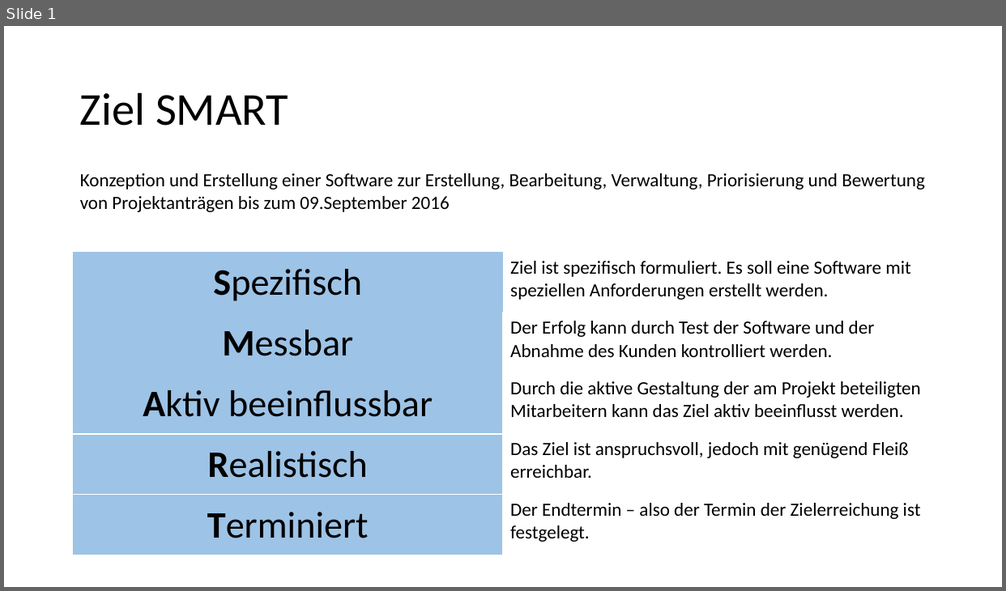
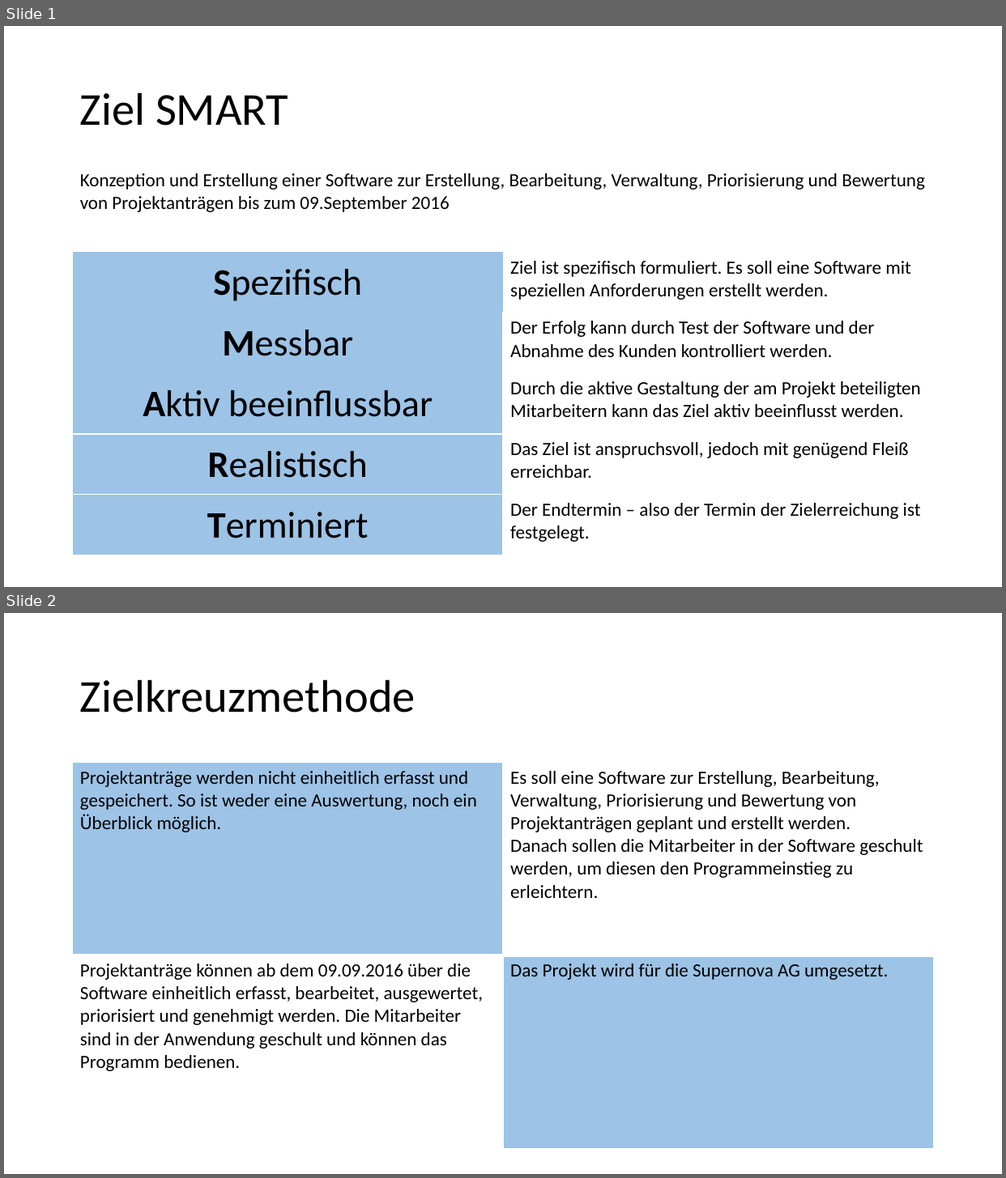
Before and after one commit to Masterarth/PM, a slide deck: documents/projectmanagement/Definition/Ziel_SMART.pptx. Shown one above the other, each under a label of ours: slide 1 before the commit, slides 1 and 2 after it. The pictures are 1006x591 and 1006x1178 pixels, drawn with LibreOffice and Linux fonts; fonts in the diff are those of the drawing. Boxes give left, top, right and bottom in pixels: in the first picture for what was removed or moved away, otherwise in the second. Text is boxed around its words. In the diff, an @@ line names an element or a change of style, - is before the commit and + after.

Commit message:
Projektziel und auftrag angepasst

```diff
--- a/documents/projectmanagement/Definition/Ziel_SMART.pptx
+++ b/documents/projectmanagement/Definition/Ziel_SMART.pptx
@@ slide 2 added at [4, 613, 1002, 1174], background #FFFFFF @@
@@ title added at [80, 679, 415, 713], 44 pt, text #000000 @@
+Zielkreuzmethode
@@ table added at [73, 763, 934, 1149], 2 rows, 2 columns @@
+Projektanträge werden nicht einheitlich erfasst und gespeichert. So ist weder eine Auswertung, noch ein Überblick möglich. | Es soll eine Software zur Erstellung, Bearbeitung, Verwaltung, Priorisierung und Bewertung von Projektanträgen geplant und erstellt werden. / Danach sollen die Mitarbeiter in der Software geschult werden, um diesen den Programmeinstieg zu erleichtern.
+Projektanträge können ab dem 09.09.2016 über die Software einheitlich erfasst, bearbeitet, ausgewertet, priorisiert und genehmigt werden. Die Mitarbeiter sind in der Anwendung geschult und können das Programm bedienen. | Das Projekt wird für die Supernova AG umgesetzt.
```
Also in this commit, not shown: 1 other file.
